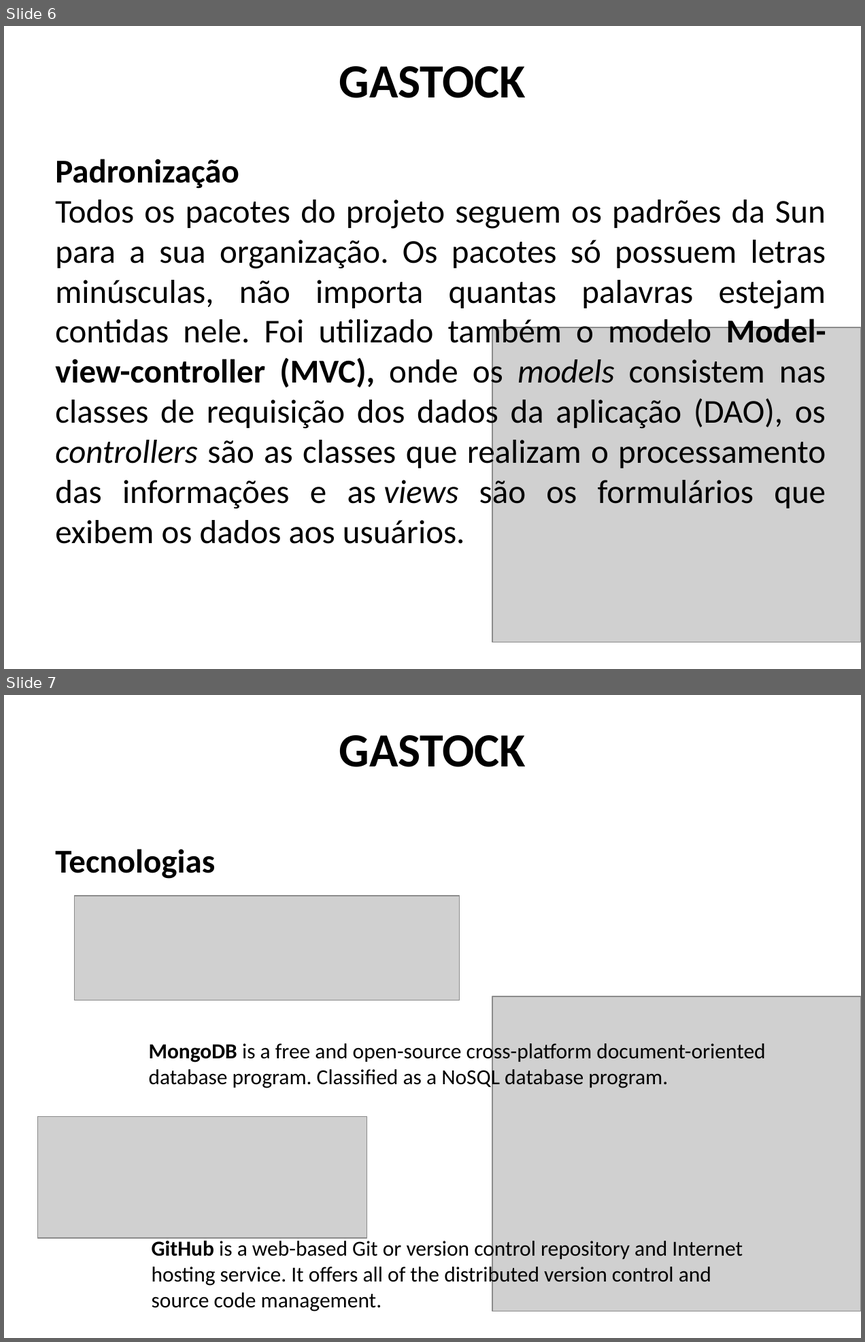
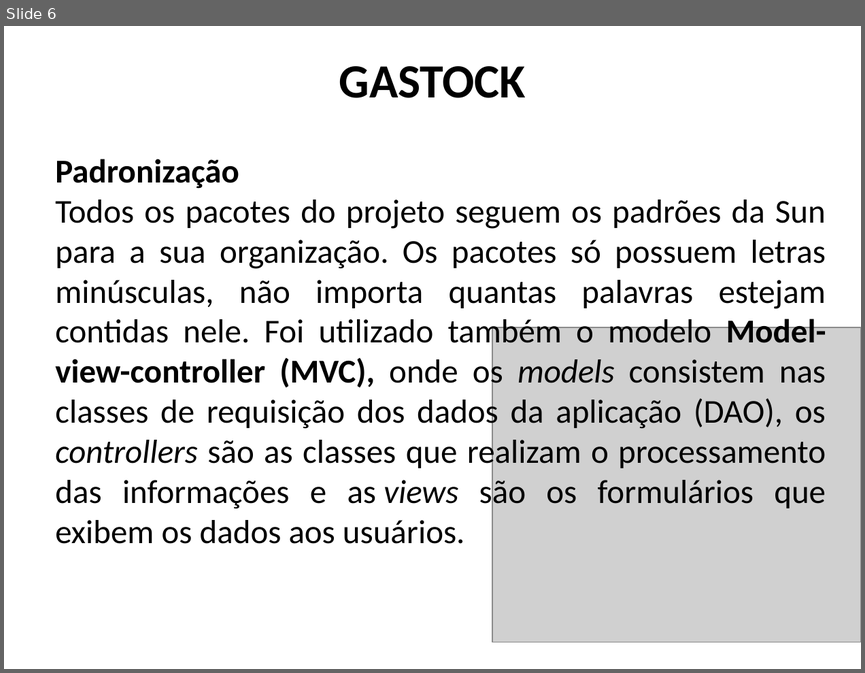
Before and after one commit to joseantonnio/gastock, a slide deck: Apresentação 1/Apresentação.odp. Shown one above the other, each under a label of ours: slides 6 and 7 before the commit, slide 6 after it. The pictures are 865x1342 and 865x673 pixels, drawn with LibreOffice and Linux fonts; fonts in the diff are those of the drawing; grey boxes stand for pictures. Boxes give left, top, right and bottom in pixels: in the first picture for what was removed or moved away, otherwise in the second. Text is boxed around its words. In the diff, an @@ line names an element or a change of style, - is before the commit and + after.

```diff
--- a/Apresentação 1/Apresentação.odp
+++ b/Apresentação 1/Apresentação.odp
@@ slide 7 removed at [4,695,861,1338], background #FFFFFF @@
@@ text removed at [339,735,526,767] @@
-GASTOCK
@@ text removed at [55,849,215,879] @@
-Tecnologias
@@ picture removed at [74,896,459,1000] @@
@@ picture removed at [492,997,861,1311] @@
@@ text removed at [149,1040,765,1089] @@
-MongoDB is a free and open-source cross-platform document-oriented
-database program. Classified as a NoSQL database program.
@@ picture removed at [37,1117,366,1238] @@
@@ text removed at [152,1238,742,1311] @@
-GitHub is a web-based Git or version control repository and Internet
-hosting service. It offers all of the distributed version control and
-source code management.
```
Also in this commit, not shown: 1 slide added, 9 other files.
